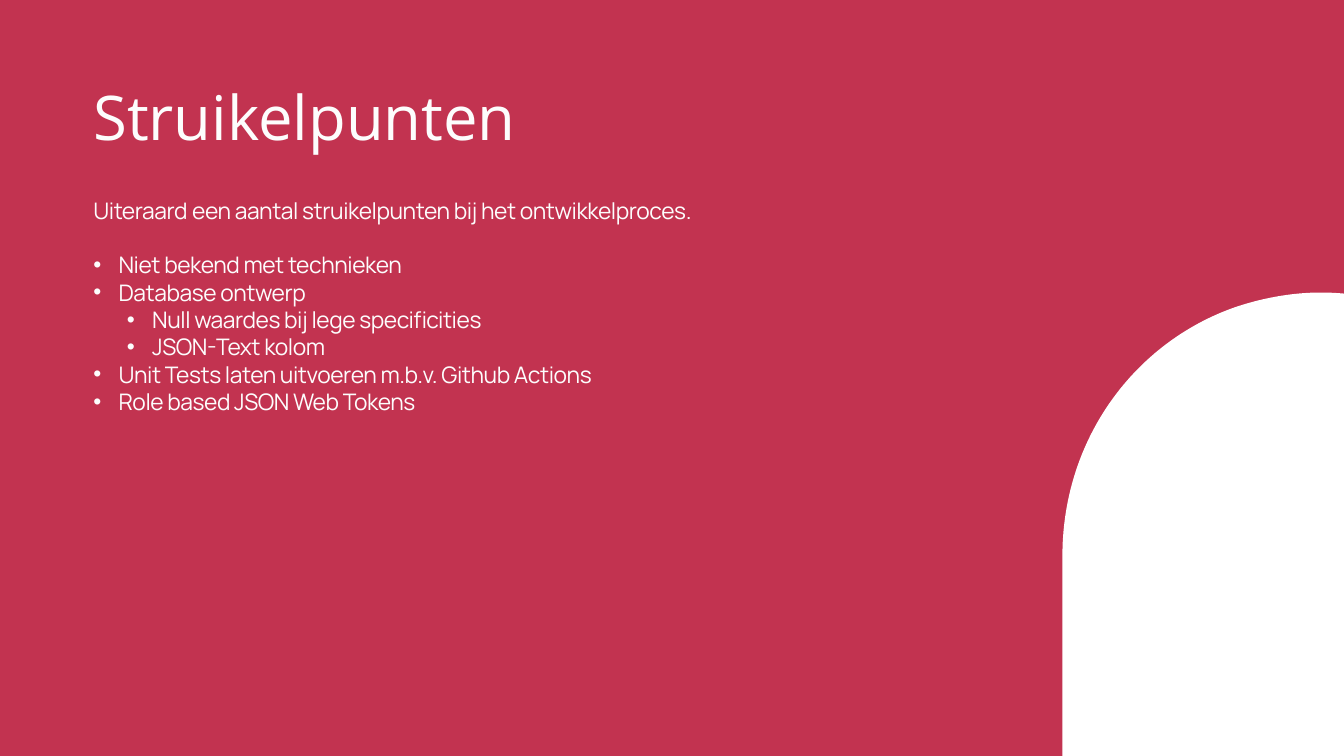
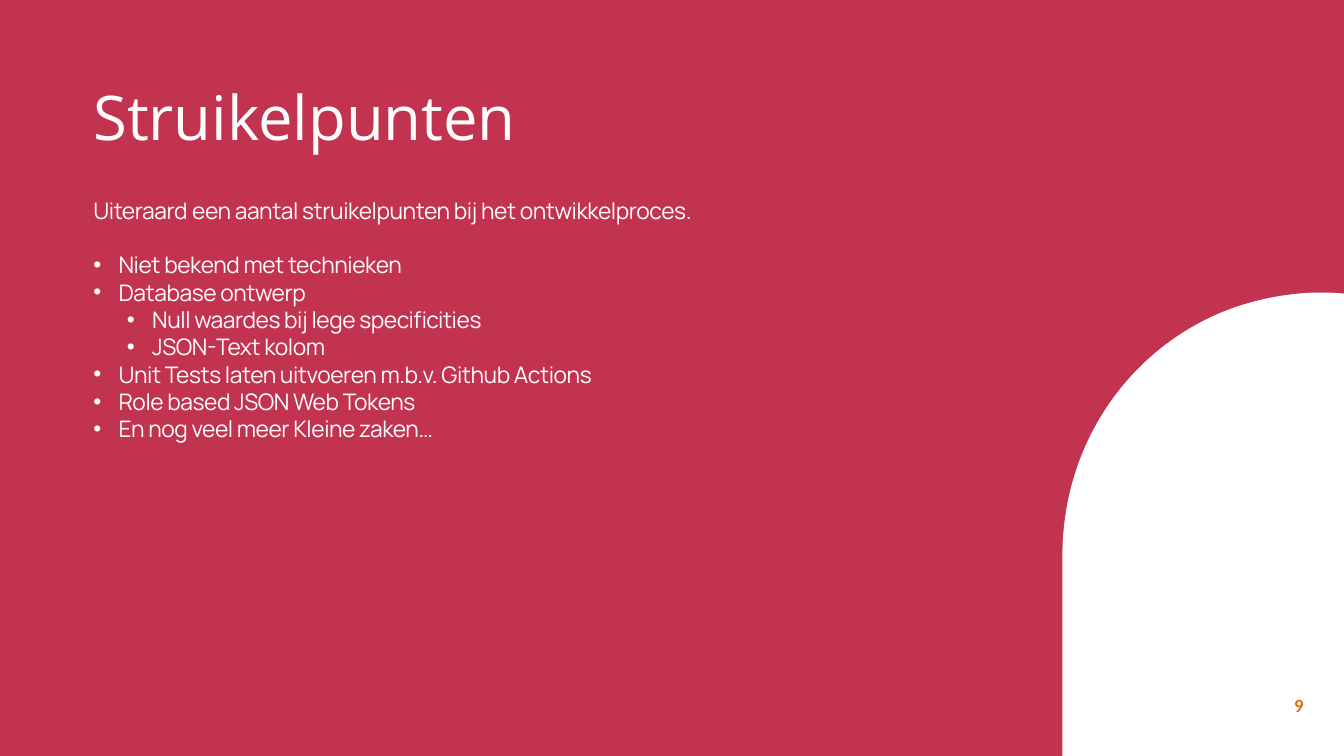
Before and after one commit to MarkStreek/QuintorCatalogBackEnd, a slide deck: slide 9 of docs/presentatie.pptx (slide 8 before the commit). Drawn at 1344x756 pixels with LibreOffice and Linux fonts; fonts in the diff are those of the drawing. Boxes give left, top, right and bottom in pixels: in the first picture for what was removed or moved away, otherwise in the second. Text is boxed around its words. In the diff, an @@ line names an element or a change of style, - is before the commit and + after.

```diff
--- a/docs/presentatie.pptx
+++ b/docs/presentatie.pptx
@@ text at (119,420,433,443): paragraph added @@
+• En nog veel meer Kleine zaken…
@@ page number added at (1294,699,1303,712), 20 pt, text #E46C0A, bold @@
+9
```
Also in this commit, not shown: 8 other slides changed, 2 slides added, 1 other file.
